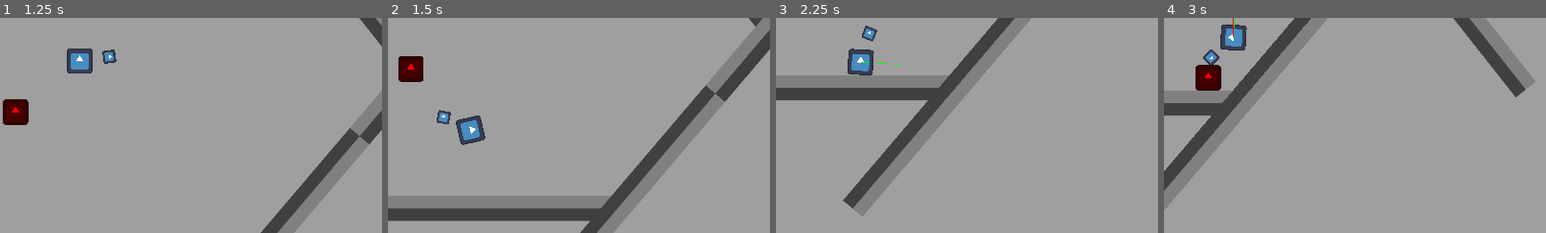
Above: before the commit, frames 1-4 (left to right).
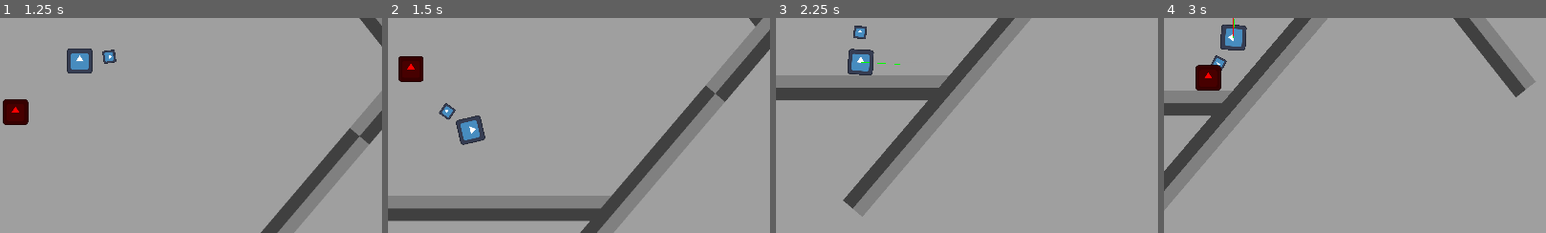
Above: after the commit, the same moments.

Repository: sunsigil/GGJ2026
Game: Godot game, scene res://playground.tscn
The game is run twice, just before and just after one commit, with the same random seed, the same clock (stepped at 60 frames per second) and the same inputs. The engine's default icon, where the game draws it, is replaced by a stand-in: a white triangle on a blue panel in a dark square.
Inputs (mouse positions are % of the whole screen's width and height, from its top left):
- Up to frame 1 (1.25 s): move the mouse to (72, 45) at 0.52 s; hold D (game_right) from 0.53 s (still down); click (72, 45) at 0.6 s
- Up to frame 2 (1.5 s): move the mouse to (30, 55) at 1.27 s; release D (game_right) at 1.28 s; hold S (game_down) from 1.28 s (still down); tap Space (game_progress) at 1.35 s
- Up to frame 3 (2.25 s): click (30, 55) at 1.55 s; move the mouse to (60, 28) at 2.02 s; release S (game_down) at 2.03 s; hold D (game_right) from 2.03 s (still down); click (60, 28) at 2.1 s
- Up to frame 4 (3 s): move the mouse to (45, 70) at 2.77 s; release D (game_right) at 2.78 s; hold W (game_up) from 2.78 s (still down); click (45, 70) at 2.85 s
The pictures show only the part of the screen within x 42-92%, y 40-90%; the shares and areas given below are measured in that part.

Frame 1 is identical in both runs. In frame 2, 0.3% of the frame differs, in the area x 12-18%, y 39-50%; in frame 3, 0.3%, in the area x 20-27%, y 3-12%; in frame 4, 0.3%.

Commit message:
Bad and invisible raycast attacks

Diff:
--- a/game/entity/boid.gd
+++ b/game/entity/boid.gd
@@ -40,30 +40,28 @@
 	var candidate = area.get_parent();
 	if candidate == self:
 		return;
+	if not candidate.is_in_group("boid"):
+		return;
 	if not candidate in visual_boids:
 		visual_boids.append(candidate);
-		print("Visual enter");
 func _on_visual_disc_area_exited(area):
 	var candidate = area.get_parent();
 	if candidate == self:
 		return;
 	if candidate in visual_boids:
 		visual_boids.erase(candidate);
-		print("Visual exit");
 func _on_protection_disc_area_entered(area):
 	var candidate = area.get_parent();
 	if candidate == self:
 		return;
 	if not candidate in protection_boids:
 		protection_boids.append(candidate);
-		print("Protection enter");
 func _on_protection_disc_area_exited(area):
 	var candidate = area.get_parent();
 	if candidate == self:
 		return;
 	if candidate in protection_boids:
 		protection_boids.erase(candidate);
-		print("Protection exit");
 
 func find_discs():
 	visual_disc = get_node("VisualDisc");
@@ -79,7 +77,6 @@
 		return;
 	for boid in protection_boids:
 		separation_velocity += body.global_position - boid.body.global_position;
-	print("Separation");
 
 func alignment_pass():
 	alignment_velocity = Vector2.ZERO;
@@ -89,7 +86,6 @@
 		alignment_velocity += boid.body.velocity;
 	alignment_velocity /= len(visual_boids);
 	#alignment_velocity -= body.velocity;
-	print("Alignment");
 
 func cohesion_pass():
 	cohesion_velocity = Vector2.ZERO;
@@ -100,7 +96,6 @@
 		centroid += boid.body.global_position;
 	centroid /= len(visual_boids);
 	cohesion_velocity = (centroid - body.global_position) * cohesion;
-	print("Cohesion");
 
 func targeting_pass():
 	targeting_velocity = Vector2.ZERO;
@@ -108,7 +103,6 @@
 		var line = target.global_position - body.global_position;
 		if line.length() <= visual_range:
 			targeting_velocity = (target.global_position - body.global_position) * targeting;
-	print("Targeting");
 
 # Called when the node enters the scene tree for the first time.
 func _ready() -> void:
--- a/game/entity/enemy.gd
+++ b/game/entity/enemy.gd
@@ -1,10 +1,26 @@
 extends CharacterBody2D;
 
 var boid: Node2D;
+var lifeforce: Node2D;
+var hurtbox: Area2D;
+
+func receive_hit(damage):
+	lifeforce.queue_damage(damage);
+
+func resolve_hurt(damage):
+	print("Ouch! x", damage);
+
+func death():
+	print("Death!");
+	queue_free();
 
 # Called when the node enters the scene tree for the first time.
 func _ready() -> void:
 	boid = get_node("Boid");
+	lifeforce = get_node("Lifeforce");
+	hurtbox = get_node("Hurtbox");
+	lifeforce.hurt.connect(resolve_hurt);
+	lifeforce.death.connect(death);
 
 # Called every frame. 'delta' is the elapsed time since the previous frame.
 func _process(delta: float) -> void:
--- a/game/entity/enemy.tscn
+++ b/game/entity/enemy.tscn
@@ -3,6 +3,7 @@
 [ext_resource type="Script" uid="uid://60w6hg83fjab" path="res://entity/enemy.gd" id="1_2mvqj"]
 [ext_resource type="Script" uid="uid://c61xdep8dpcju" path="res://entity/boid.gd" id="2_p1h7c"]
 [ext_resource type="Texture2D" uid="uid://dixbv6fkide1o" path="res://icon.svg" id="2_ufdl5"]
+[ext_resource type="Script" uid="uid://b6ao3g32l7aqs" path="res://entity/lifeforce.gd" id="4_iemci"]
 
 [sub_resource type="CircleShape2D" id="CircleShape2D_iemci"]
 radius = 63.007935
@@ -13,17 +14,21 @@
 [sub_resource type="CircleShape2D" id="CircleShape2D_ufdl5"]
 radius = 800.0
 
+[sub_resource type="CircleShape2D" id="CircleShape2D_7vc4j"]
+
 [node name="Enemy" type="CharacterBody2D" unique_id=2072336256 groups=["enemy"]]
+collision_layer = 4
+collision_mask = 7
 script = ExtResource("1_2mvqj")
+
+[node name="CollisionShape2D" type="CollisionShape2D" parent="." unique_id=2120428734]
+shape = SubResource("CircleShape2D_iemci")
 
 [node name="Sprite2D" type="Sprite2D" parent="." unique_id=1694978609]
 modulate = Color(1, 0, 0, 1)
 texture = ExtResource("2_ufdl5")
 
-[node name="CollisionShape2D" type="CollisionShape2D" parent="." unique_id=2120428734]
-shape = SubResource("CircleShape2D_iemci")
-
-[node name="Boid" type="Node2D" parent="." unique_id=1321923868]
+[node name="Boid" type="Node2D" parent="." unique_id=1321923868 groups=["boid"]]
 script = ExtResource("2_p1h7c")
 group = "enemy"
 protection_range = 200.0
@@ -34,11 +39,25 @@
 targeting = 0.05
 
 [node name="ProtectionDisc" type="Area2D" parent="Boid" unique_id=1791562951]
+collision_layer = 4
+collision_mask = 6
 
 [node name="CollisionShape2D" type="CollisionShape2D" parent="Boid/ProtectionDisc" unique_id=1222765020]
 shape = SubResource("CircleShape2D_afxr3")
 
 [node name="VisualDisc" type="Area2D" parent="Boid" unique_id=1432652793]
+collision_layer = 4
+collision_mask = 6
 
 [node name="CollisionShape2D" type="CollisionShape2D" parent="Boid/VisualDisc" unique_id=1605761476]
 shape = SubResource("CircleShape2D_ufdl5")
+
+[node name="Lifeforce" type="Node2D" parent="." unique_id=200005520]
+script = ExtResource("4_iemci")
+
+[node name="Hurtbox" type="Area2D" parent="." unique_id=501736169]
+collision_layer = 4
+collision_mask = 8
+
+[node name="CollisionShape2D" type="CollisionShape2D" parent="Hurtbox" unique_id=1657314520]
+shape = SubResource("CircleShape2D_7vc4j")
--- a/game/entity/lifeforce.gd
+++ b/game/entity/lifeforce.gd
@@ -5,29 +5,33 @@
 	DEAD
 };
 var status: LifeStatus = LifeStatus.ALIVE;
+signal hurt(damage);
 signal death;
 
 @export
 var max_health: float = 100;
-var health: float = max_health;
-
-var damage_queue: Array[int] = [];
+var health: float;
+var damage_queue: Array[float] = [];
 
 func queue_damage(damage):
-	damage_queue.append(health);
+	damage_queue.append(damage);
 
 # Called when the node enters the scene tree for the first time.
 func _ready() -> void:
-	pass # Replace with function body.
+	health = max_health;
 
 # Called every frame. 'delta' is the elapsed time since the previous frame.
 func _process(delta: float) -> void:
 	match status:
 		LifeStatus.ALIVE:
+			var total = 0;
 			while not damage_queue.is_empty():
 				var damage = damage_queue.front();
 				health -= damage;
+				total += damage;
 				damage_queue.pop_front();
+			if total > 0:
+				hurt.emit(total);
 			if health <= 0:
 				status = LifeStatus.DEAD;
 				death.emit();
--- /dev/null
+++ b/game/player/attacker.gd
@@ -0,0 +1,35 @@
+extends Node2D
+
+var body: CharacterBody2D;
+
+@export_flags_2d_physics
+var mask: int;
+@export
+var damage: float;
+@export
+var range: float;
+
+var last_start;
+var last_ray;
+
+func launch(direction):
+	var space = get_world_2d().direct_space_state;
+	var start = body.global_position;
+	var ray = direction.normalized() * range;
+	var query = PhysicsRayQueryParameters2D.create(start, start+ray, mask);
+	var result = space.intersect_ray(query);
+	if result:
+		result.collider.receive_hit(damage);
+	last_start = body.global_position;
+	last_ray = ray;
+
+# Called when the node enters the scene tree for the first time.
+func _ready() -> void:
+	body = get_parent();
+
+# Called every frame. 'delta' is the elapsed time since the previous frame.
+func _process(delta: float) -> void:
+	pass
+
+func _draw():
+	pass;
--- a/game/player/orbital.gd
+++ b/game/player/orbital.gd
@@ -19,10 +19,10 @@
 func _physics_process(delta: float) -> void:
 	if body == null:
 		return;
-	var arm = Vector2.UP.rotated(rotation) * radius;
+	var arm = Vector2.UP.rotated(global_rotation) * radius;
 	global_position = body.global_position + arm;
 	var leg = get_global_mouse_position() - body.global_position;
 	leg = leg.normalized() * radius;
 	var arc = arm.angle_to(leg);
-	rotation += arc * delta / delay;
+	global_rotation += arc * delta / delay;
 	pass;
--- a/game/player/player.gd
+++ b/game/player/player.gd
@@ -2,6 +2,8 @@
 
 var walker;
 var dasher;
+var attacker;
+var orbital;
 
 enum PlayerState {
 	WALK,
@@ -13,10 +15,12 @@
 func _ready() -> void:
 	walker = get_node("Walker");
 	dasher = get_node("Dasher");
+	attacker = get_node("Attacker");
+	orbital = get_node("Orbital");
 
 # Called every frame. 'delta' is the elapsed time since the previous frame.
 func _process(delta: float) -> void:
-	pass
+	pass;
 
 func _physics_process(delta):
 	match state:
@@ -30,3 +34,7 @@
 				state = PlayerState.WALK;
 	rotation = velocity.angle();
 	move_and_slide();
+
+	if Input.is_action_just_pressed("game_attack"):
+		var trajectory = orbital.global_position - global_position;
+		attacker.launch(trajectory);
--- a/game/player/player.tscn
+++ b/game/player/player.tscn
@@ -5,11 +5,14 @@
 [ext_resource type="Script" uid="uid://c4yxg3e8kh1i6" path="res://player/player.gd" id="3_qjkh3"]
 [ext_resource type="PackedScene" uid="uid://ufp8m6ordesh" path="res://player/orbital.tscn" id="4_yw30f"]
 [ext_resource type="Script" uid="uid://bfrxuiggbibdx" path="res://player/dasher.gd" id="5_qjkh3"]
+[ext_resource type="Script" uid="uid://dnce4g5774p1a" path="res://player/attacker.gd" id="6_g6k8r"]
 
 [sub_resource type="CircleShape2D" id="CircleShape2D_yw30f"]
 radius = 64.00781
 
 [node name="Player" type="CharacterBody2D" unique_id=61600611 groups=["player"]]
+collision_layer = 2
+collision_mask = 7
 motion_mode = 1
 script = ExtResource("3_qjkh3")
 
@@ -31,3 +34,9 @@
 [node name="Sprite2D" type="Sprite2D" parent="Orbital" unique_id=1672288913]
 scale = Vector2(0.5, 0.5)
 texture = ExtResource("2_yw30f")
+
+[node name="Attacker" type="Node2D" parent="." unique_id=1873064276]
+script = ExtResource("6_g6k8r")
+mask = 4
+damage = 50.0
+range = 800.0
--- a/game/project.godot
+++ b/game/project.godot
@@ -23,7 +23,6 @@
 
 window/size/viewport_width=1920
 window/size/viewport_height=1080
-window/size/mode=3
 window/size/borderless=true
 window/stretch/mode="viewport"
 
@@ -31,6 +30,7 @@
 
 player=""
 enemy=""
+boid=""
 
 [input]
 
@@ -59,6 +59,18 @@
 "events": [Object(InputEventKey,"resource_local_to_scene":false,"resource_name":"","device":-1,"window_id":0,"alt_press …(191 unchanged characters)…
 ]
 }
+game_attack={
+"deadzone": 0.2,
+"events": [Object(InputEventMouseButton,"resource_local_to_scene":false,"resource_name":"","device":-1,"window_id":0,"alt_pressed":false,"shift_pressed":false,"ctrl_pressed":false,"meta_pressed":false,"button_mask":1,"position":Vector2(294, 41),"global_position":Vector2(313, 137),"factor":1.0,"button_index":1,"canceled":false,"pressed":true,"double_click":false,"script":null)
+]
+}
+
+[layer_names]
+
+2d_physics/layer_1="Environment"
+2d_physics/layer_2="Player"
+2d_physics/layer_3="Enemy"
+2d_physics/layer_4="Attack"
 
 [physics]
 
Not shown, added: game/player/attacker.gd.uid
